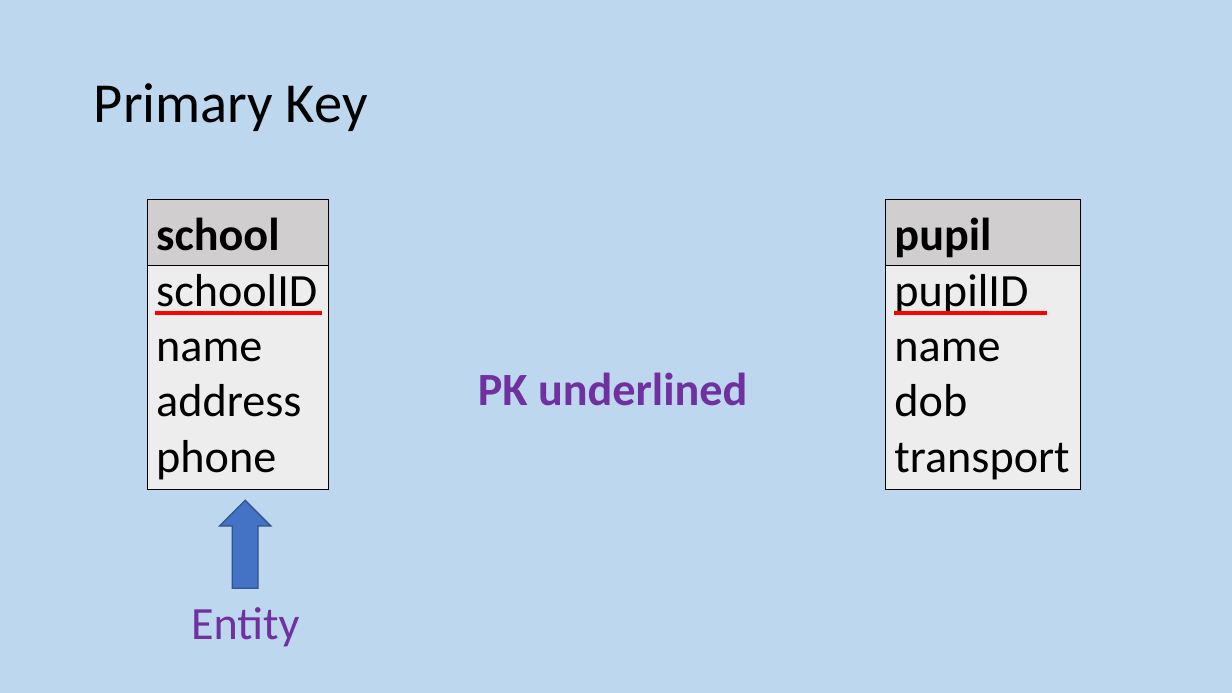
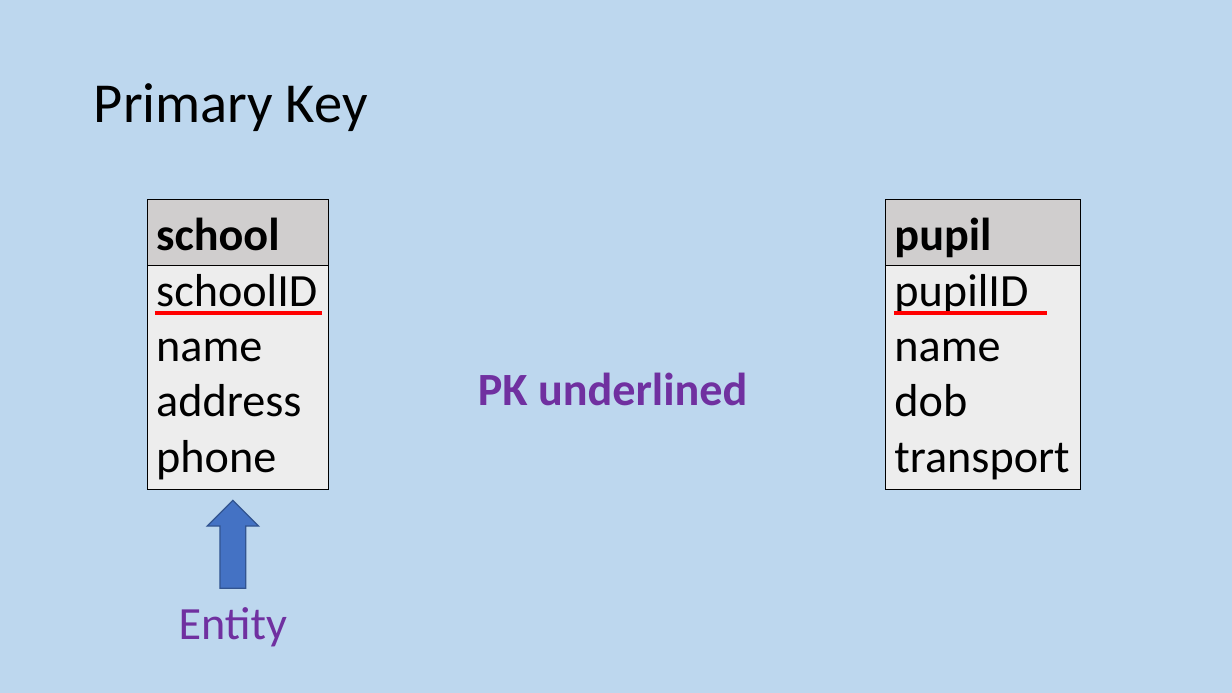
Before and after one commit to MrFriendCS/MrFriendCS.github.io, a slide deck: slide 150 of n5/ddd/N5 CS DDD Slides.pptx. Drawn at 1232x693 pixels with LibreOffice and Linux fonts; fonts in the diff are those of the drawing. Boxes give left, top, right and bottom in pixels: in the first picture for what was removed or moved away, otherwise in the second. Text is boxed around its words. In the diff, an @@ line names an element or a change of style, - is before the commit and + after.

```diff
--- a/n5/ddd/N5 CS DDD Slides.pptx
+++ b/n5/ddd/N5 CS DDD Slides.pptx
@@ right arrow moved from (x1=220, y1=500, x2=271, y2=588) to (x1=207, y1=500, x2=258, y2=588) @@
@@ text "Entity" moved from (x1=191, y1=607, x2=299, y2=647) to (x1=179, y1=607, x2=287, y2=647) @@
```
Also in this commit, not shown: 10 other files.
